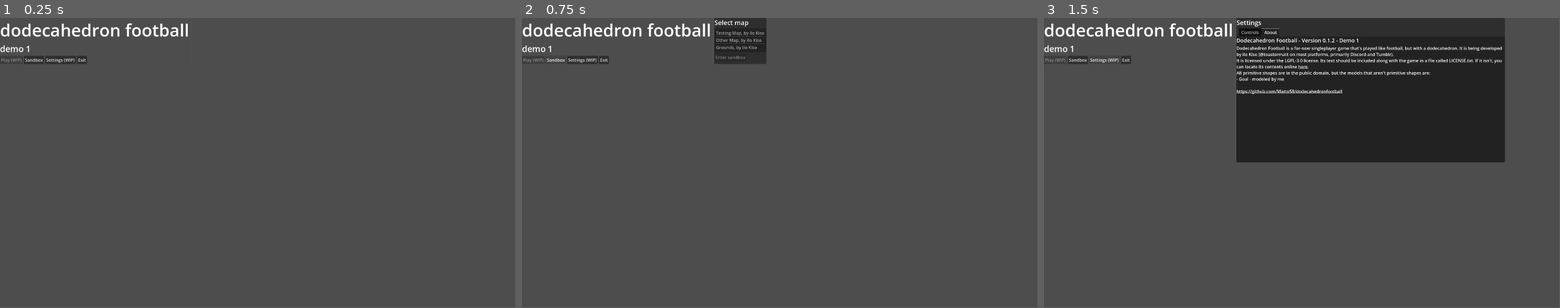
Above: before the commit, frames 1-3 (left to right).
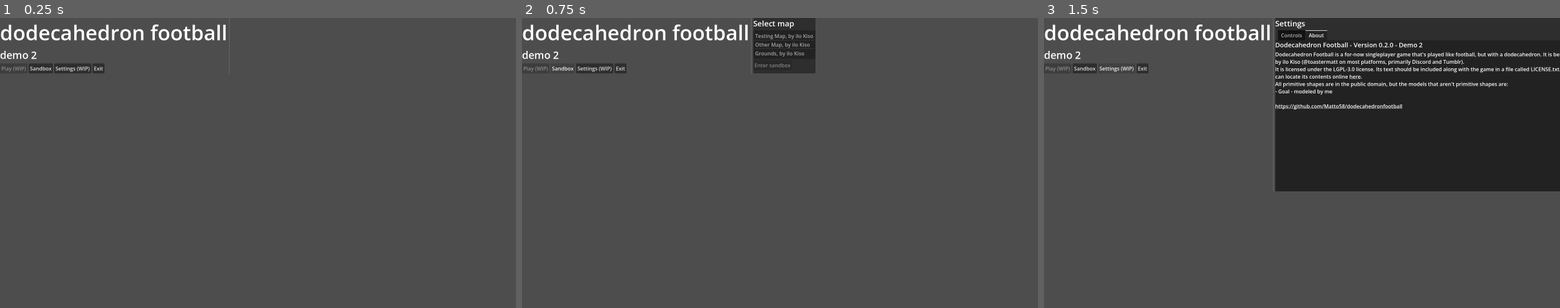
Above: after the commit, the same moments.

Repository: Matto58/dodecahedronfootball
Game: Godot game, scene res://scenes/main_menu.tscn
Two runs of this game, one before a commit and one after it. Both use one fixed random seed, a clock stepped at 60 frames per second and the inputs below.
Inputs:
- Up to frame 1 (0.25 s): no input
- Up to frame 2 (0.75 s): click "Sandbox" at 0.5 s
- Up to frame 3 (1.5 s): click "Settings (WIP)" at 1.25 s
The window is 799x449 before the commit and 800x450 after it. Grey fills any space a smaller window leaves; there, only what the larger window draws over its background counts as a difference.

The runs differ from the first frame. In frame 1, 2.1% of the frame differs, in the area x 0-45%, y 0-20%; in frame 2, 4.7%; in frame 3, 19%, in the area x 0-100%, y 0-60%.

Commit message:
set default resolution to 1600x900 to fit on smaller screens, bump to demo 2, bump to 0.2.0

Diff:
--- a/project.godot
+++ b/project.godot
@@ -17,8 +17,9 @@
 
 [display]
 
-window/size/viewport_width=1920
-window/size/viewport_height=1080
+window/size/viewport_width=1600
+window/size/viewport_height=900
+window/size/initial_position_type=4
 
 [dotnet]
 
--- a/scripts/settings.gd
+++ b/scripts/settings.gd
@@ -3,8 +3,8 @@
 class_name Settoing # <-- yes this is a phighting reference. yes it is an intentional typo
 
 # GAME INFO CONSTS
-const GAME_VER = "0.1.2"
-const GAME_DEMO_NUM = 1
+const GAME_VER = "0.2.0"
+const GAME_DEMO_NUM = 2
 
 # PLAYER
 static var rotMod: float = 0.05
